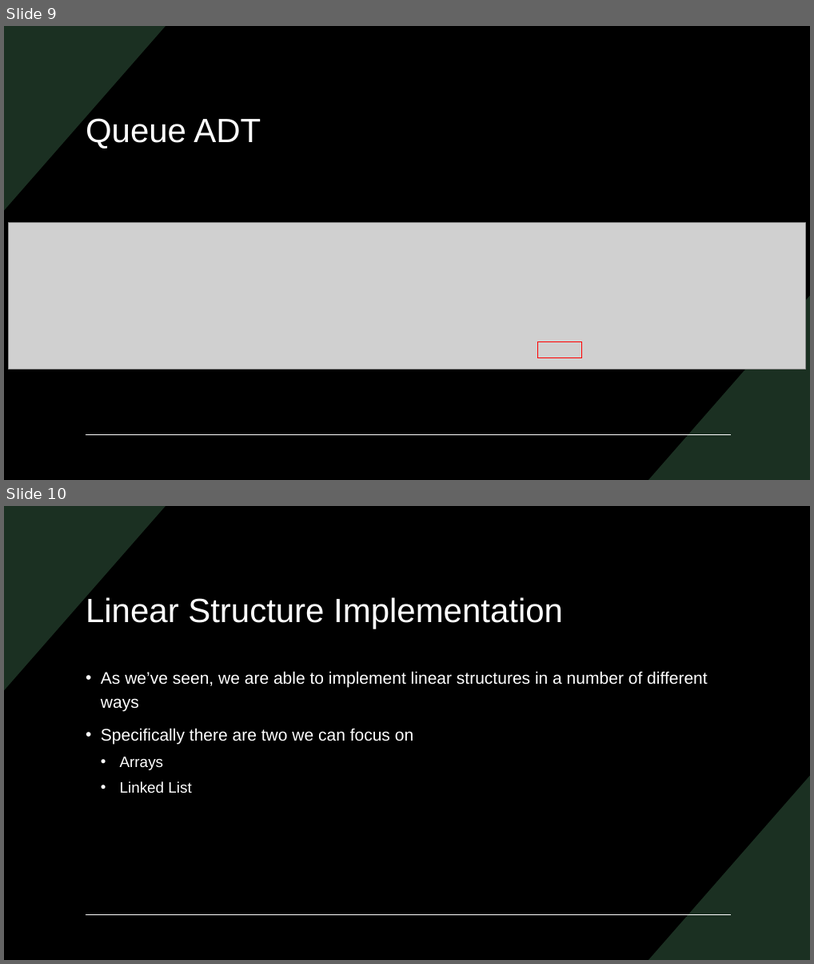
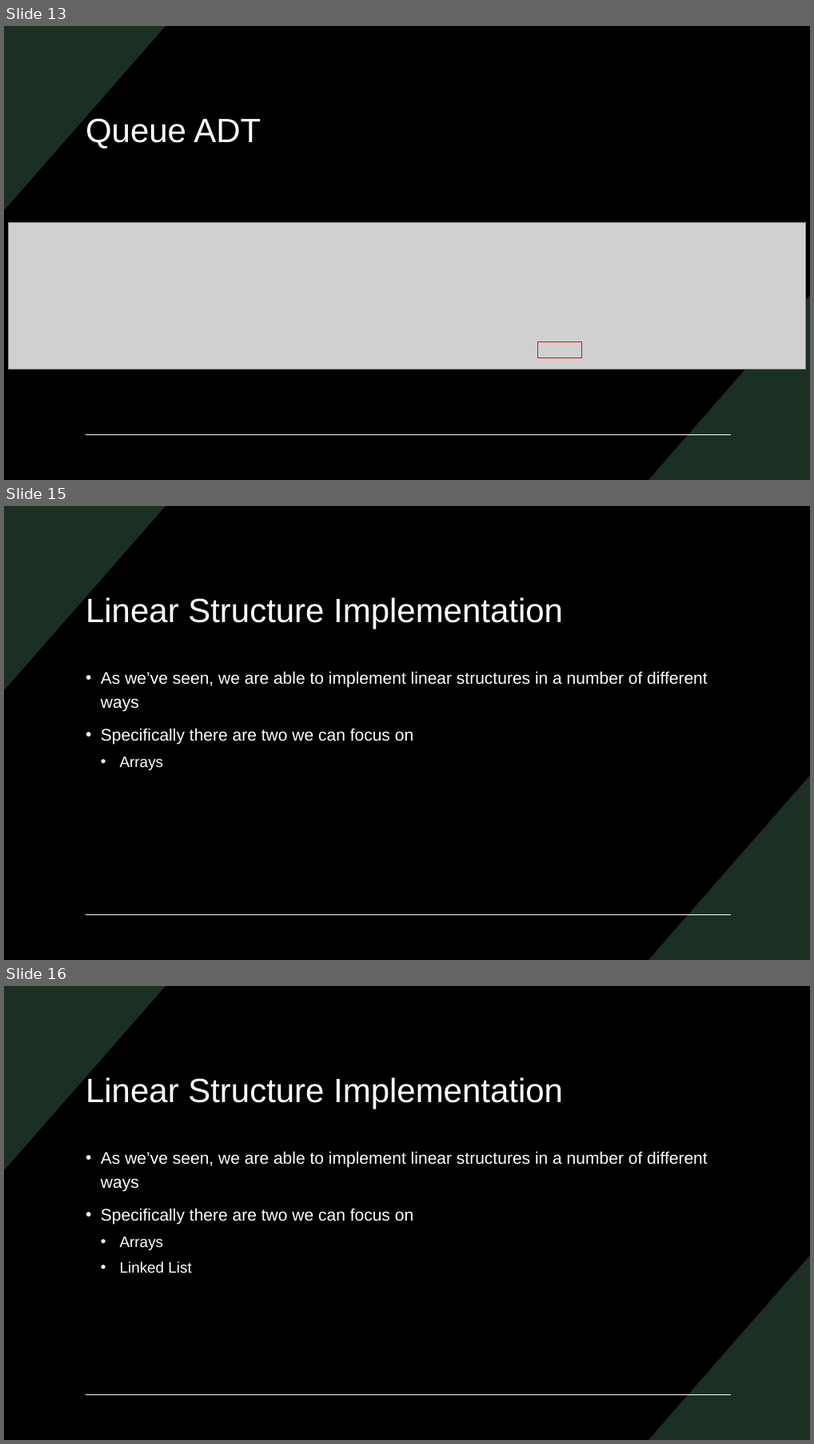
Before and after one commit to Prof-Goble-s-Organization/COMP232_SampleCode, a slide deck: slides/LinearStructures.pptx. Shown one above the other, each under a label of ours: slides 9 and 10 before the commit, slides 13, 15 and 16 after it; the slides between them are not shown. The pictures are 814x964 and 814x1444 pixels, drawn with LibreOffice and Linux fonts; fonts in the diff are those of the drawing; grey boxes stand for pictures. Boxes give left, top, right and bottom in pixels: in the first picture for what was removed or moved away, otherwise in the second. Text is boxed around its words. In the diff, an @@ line names an element or a change of style, - is before the commit and + after.

```diff
--- a/slides/LinearStructures.pptx
+++ b/slides/LinearStructures.pptx
@@ slide 15 added at (4, 506, 810, 960), background #000000; not listed: 3 template elements that a slide beside it also shows @@
@@ title added at (86, 595, 563, 628), 40 pt, text #FFFFFF @@
+Linear Structure Implementation
@@ text added at (101, 671, 708, 770), 20 pt, text #FFFFFF @@
+• As we’ve seen, we are able to implement linear structures in a number of different ways
+• Specifically there are two we can focus on
+  • Arrays
@@ what was slide 9 is now slide 13 @@
@@ what was slide 10 is now slide 16 @@
```
Also in this commit, not shown: 5 other slides added.
